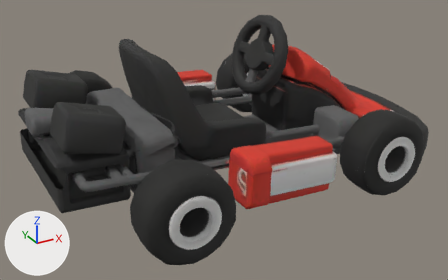
Before and after pictures for a commit that changed the glTF model assets/models/kart.glb.
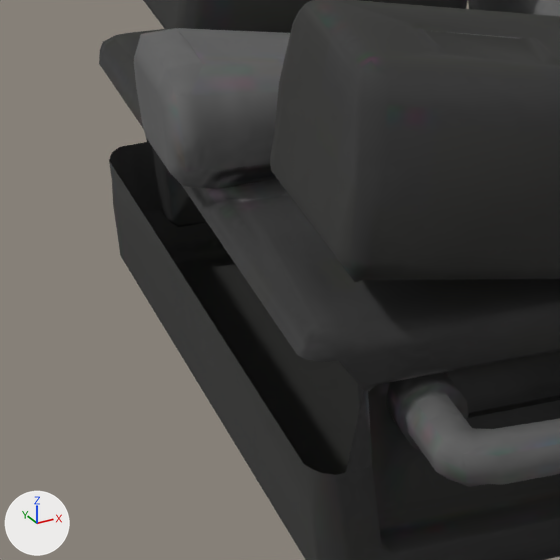
Each version is shown whole from a 50 mm lens placed at (-0.727, -1.283, 0.712), pointed at (-0.039, -0.031, 0.086), then close up on the part from 0% to 23% of the width and 37% to 73% of the height. Arrows for +X, +Y and +Z are at lower left; the lights stay in place. The older version's two pictures come first. Where no turn or scale is listed for an object, it has been applied to the vertices. Vertices at exactly the same position are counted once.

Script lines for the objects in view, before the commit:
```python
me_mesh_4 = bpy.data.meshes.new('Mesh_4')
me_mesh_4.from_pydata(...)  # 6479 vertices, 12944 faces; spans x -0.421..0.578, y -0.333..0.333, z -0.103..0.211
me_mesh_4.materials.append(mat_tripo_part_19_material_002)  # picture img_go_kart_3d_model_tripo_part_19_basecolor
ob_tripo_part_19 = bpy.data.objects.new('tripo_part_19', me_mesh_4)
ob_tripo_part_19.location = (-0.0795, 0.0017, 0.1351)
```
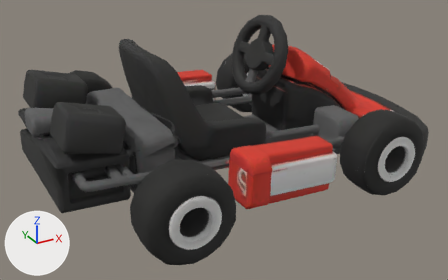
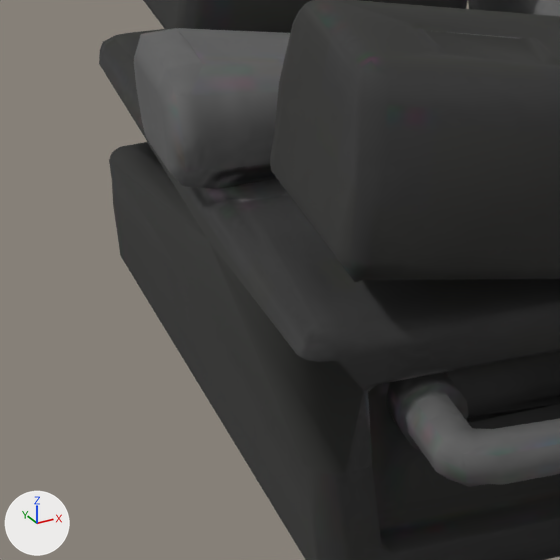
Commit message: Close the remaining torn rims in the kart GLB chassis

Pixel boxes (x1, y1, x2, y2) of what changed, in the close-ups (560 x 560 px):
part 1 of me_mesh_4, built on: after (101, 67, 560, 475)

The change, as a list of edits to the scene's bpy script:
```text
Change me_mesh_4:
    used by ob_tripo_part_19; location = (-0.0795, 0.0017, 0.1351)
    remove me_mesh_4.from_pydata(...)  # 6479 vertices, 12944 faces; spans x -0.421..0.578, y -0.333..0.333, z -0.103..0.211
    add me_mesh_4.from_pydata(...)  # 6485 vertices, 13095 faces; spans x -0.421..0.578, y -0.333..0.333, z -0.103..0.211
    me_mesh_4 part 1
    4 vertices are removed from x -0.395..0.066, y -0.177..0.118, z -0.029..-0.008
    15 faces are deleted
    10 vertices are added at x -0.404..0.025, y -0.222..0.22, z -0.029..0.047
    166 new faces join them
```
